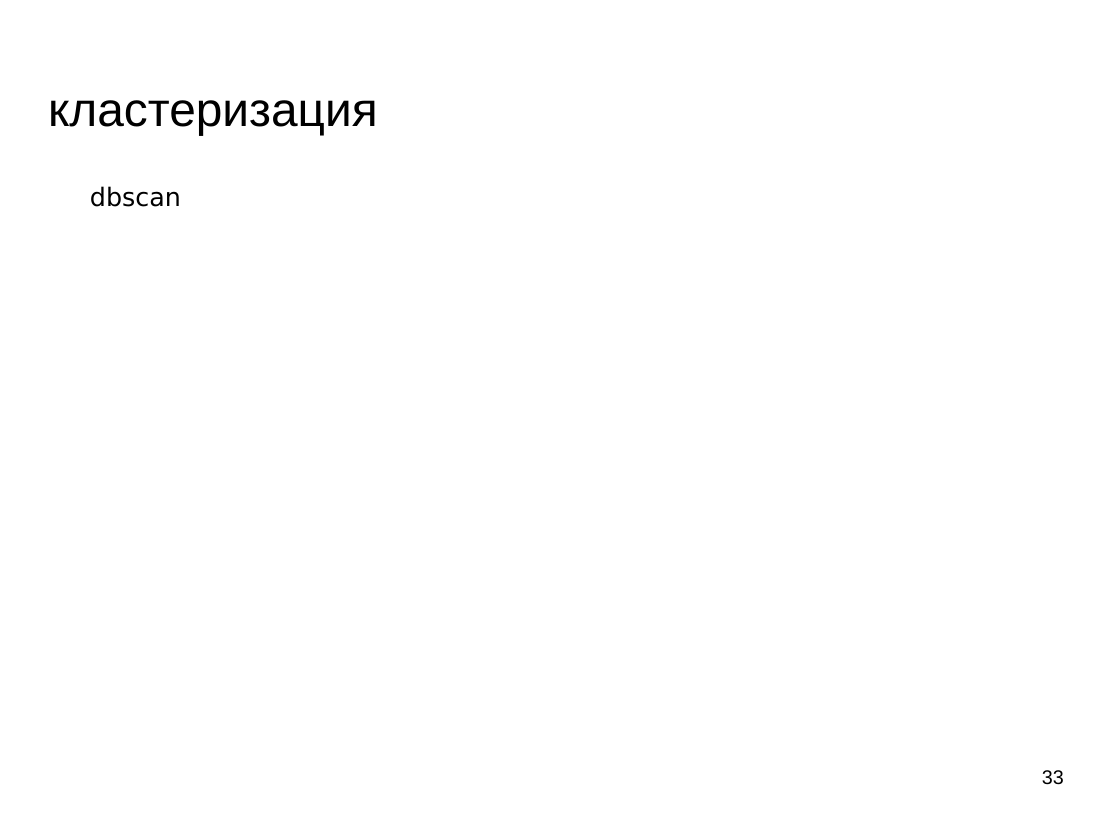
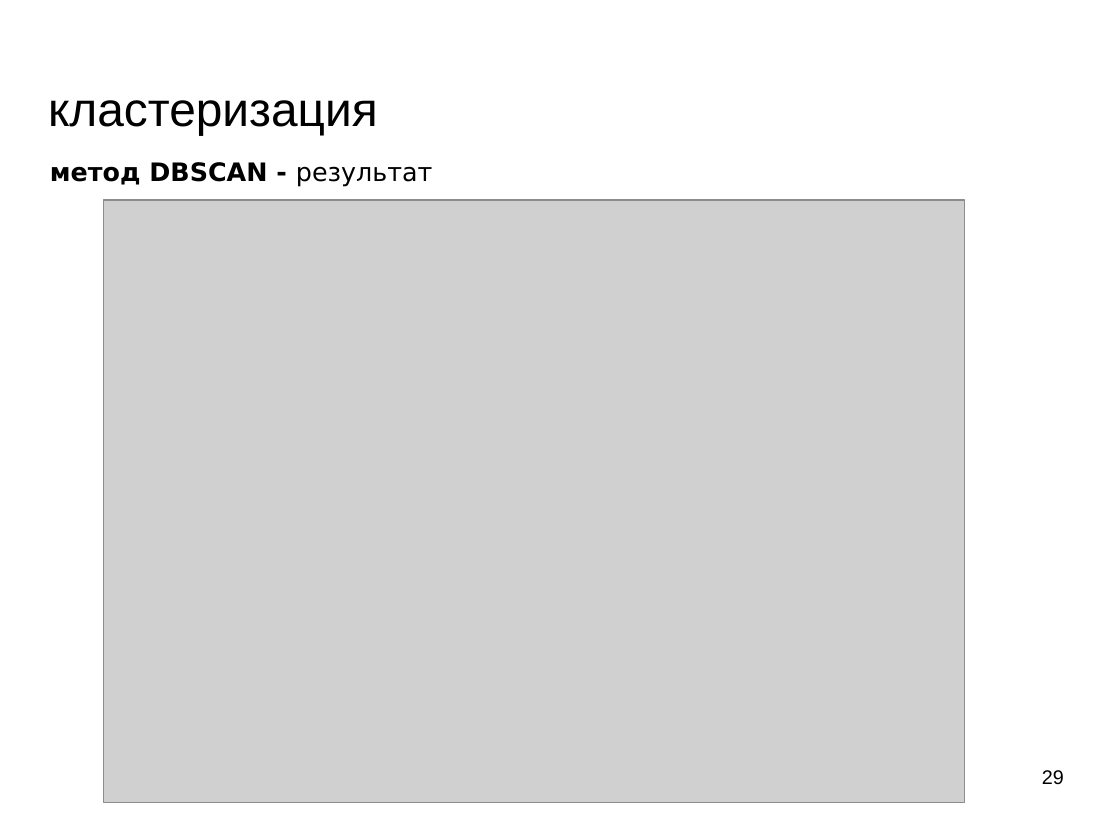
Before and after one commit to mechanoid5/ml_lectorium_legacy, a slide deck: slide 29 of 07-cluster.odp (slide 33 before the commit). Drawn at 1120x840 pixels with LibreOffice and Linux fonts; fonts in the diff are those of the drawing; grey boxes stand for pictures; background and template pictures are left out. Boxes give left, top, right and bottom in pixels: in the first picture for what was removed or moved away, otherwise in the second. Text is boxed around its words. In the diff, an @@ line names an element or a change of style, - is before the commit and + after.

```diff
--- a/07-cluster.odp
+++ b/07-cluster.odp
@@ text added at box(50, 162, 432, 187), 18 pt, text #000000, bold @@
+метод DBSCAN - результат
@@ text removed at box(90, 186, 181, 207) @@
-dbscan
@@ picture added at box(104, 200, 965, 803) @@
@@ page number at box(1042, 770, 1064, 784): text changed @@
-33
+29
```
Also in this commit, not shown: 1 other slide changed, 5 slides added, 3 other files.
